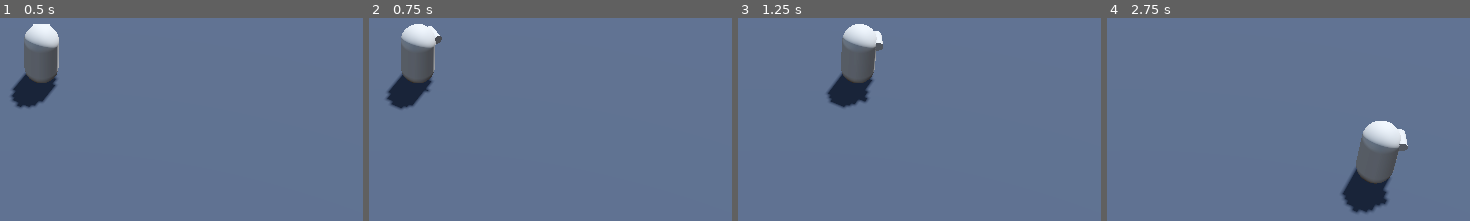
Above: before the commit, frames 1-4 (left to right).
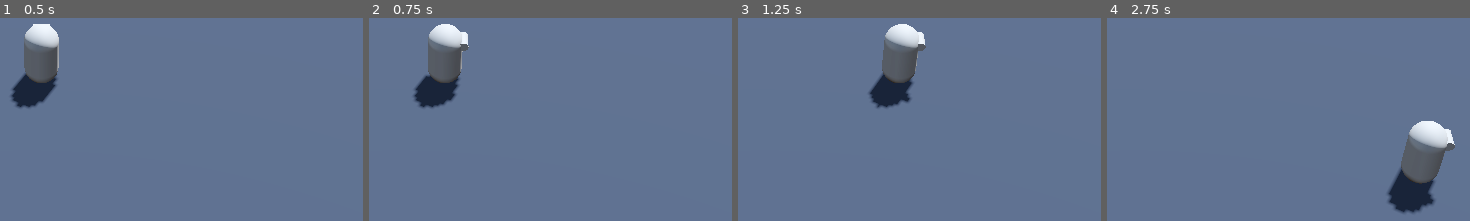
Above: after the commit, the same moments.

Repository: hannan-ahmad/Assemble-Game
Game: Godot game, scene res://scenes/game.tscn
Same seed, same stepped clock (60 frames per second), same inputs: the game is played once before the commit and once after it.
Inputs:
- Up to frame 1 (0.5 s): no input
- Up to frame 2 (0.75 s): tap Enter at 0.5 s; hold D (move_right) from 0.53 s (still down)
- Up to frame 3 (1.25 s): keep holding D (move_right)
- Up to frame 4 (2.75 s): release D (move_right) at 1.28 s; hold S (move_down) 1.28-2.03 s; hold D (move_right) from 2.03 s (still down)

Frame 1 is identical in both runs. In frame 2, 6.4% of the frame differs, in the area x 4-28%, y 2-45%; in frame 3, 7.6%; in frame 4, 9.5%, in the area x 64-96%, y 50-97%.

Commit message:
Update player_3d.gd

Diff:
--- a/assemble-theme-game/code/player_3d.gd
+++ b/assemble-theme-game/code/player_3d.gd
@@ -1,23 +1,14 @@
 extends CharacterBody3D
 
 @export var _speed: float = 3.0
-@export var _acceleration: float = 6.0
-@export var _deceleration: float = 4.5
-@export var _rotation_speed: float = 5.0
 
 
-func _physics_process(delta: float) -> void:
+func _physics_process(_delta: float) -> void:
 	var input_vector := Input.get_vector("move_left", "move_right", "move_up", "move_down")
 	var direction := Vector3(input_vector.x, 0.0, input_vector.y)
 
-	if input_vector.length() > 0.0:
-		var target_velocity := direction * _speed
-		velocity = velocity.move_toward(target_velocity, _acceleration * delta)
+	velocity = direction * _speed
 
-		var target_rotation_y := Vector3.FORWARD.signed_angle_to(direction, Vector3.UP)
-
-		rotation.y = lerp_angle(rotation.y, target_rotation_y, _rotation_speed * delta)
-	else:
-		velocity = velocity.move_toward(Vector3.ZERO, _deceleration * delta)
+	look_at(global_position + direction)
 
 	move_and_slide()
